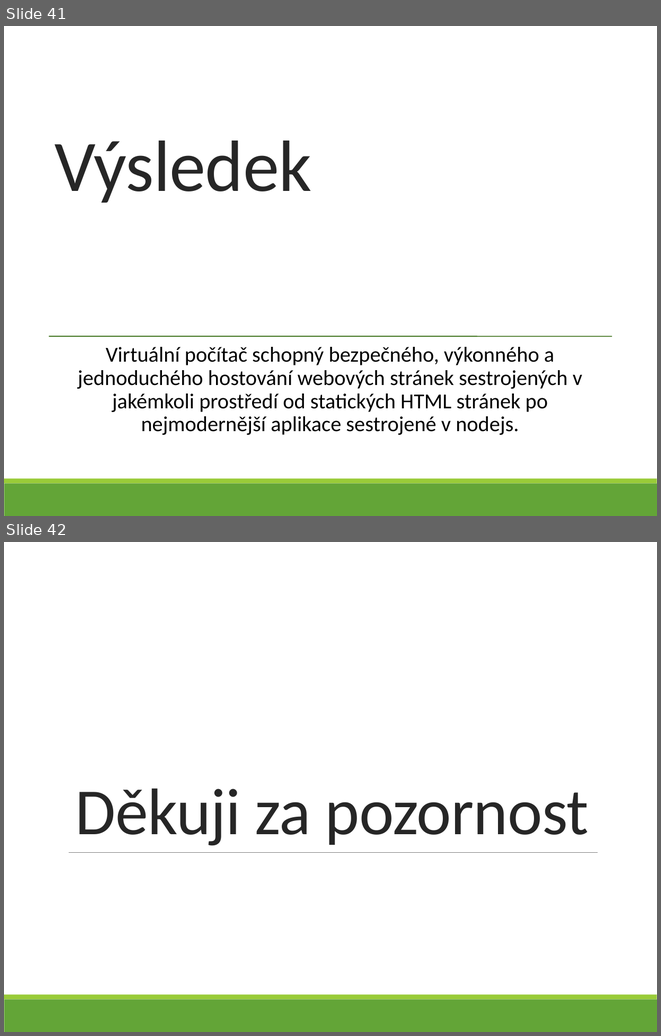
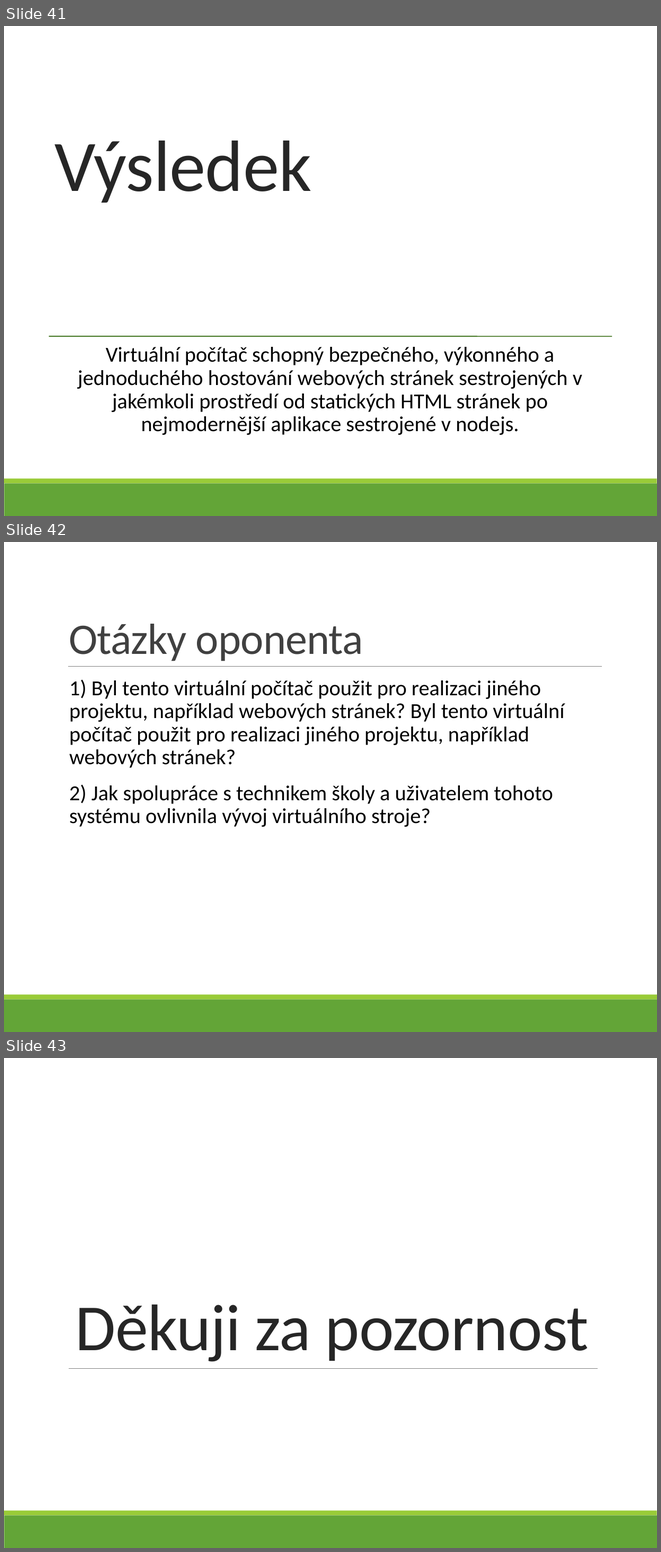
Before and after one commit to bastakka/graduation, a slide deck: Thesis/V4D Bašta Karel - 5 - VMware.pptx. Shown one above the other, each under a label of ours: slides 41 and 42 before the commit, slides 41, 42 and 43 after it. The pictures are 661x1036 and 661x1552 pixels, drawn with LibreOffice and Linux fonts; fonts in the diff are those of the drawing. Boxes give left, top, right and bottom in pixels: in the first picture for what was removed or moved away, otherwise in the second. Text is boxed around its words. In the diff, an @@ line names an element or a change of style, - is before the commit and + after.

Commit message:
Add opponents answer

```diff
--- a/Thesis/V4D Bašta Karel - 5 - VMware.pptx
+++ b/Thesis/V4D Bašta Karel - 5 - VMware.pptx
@@ slide 42 added at bbox=[4, 542, 657, 1032], background #FFFFFF; not listed: 2 template elements that a slide beside it also shows @@
@@ title added at bbox=[69, 624, 363, 661], 52.9 pt, text #404040 @@
+Otázky oponenta
@@ line added from (68, 666) to (602, 666), #808080 0.5 pt @@
@@ text added at bbox=[69, 679, 564, 827], 26 pt, text #000000 @@
+  1) Byl tento virtuální počítač použit pro realizaci jiného projektu, například webových stránek? Byl tento virtuální počítač použit pro realizaci jiného projektu, například webových stránek?
+  2) Jak spolupráce s technikem školy a uživatelem tohoto systému ovlivnila vývoj virtuálního stroje?
@@ what was slide 42 is now slide 43 @@
```
